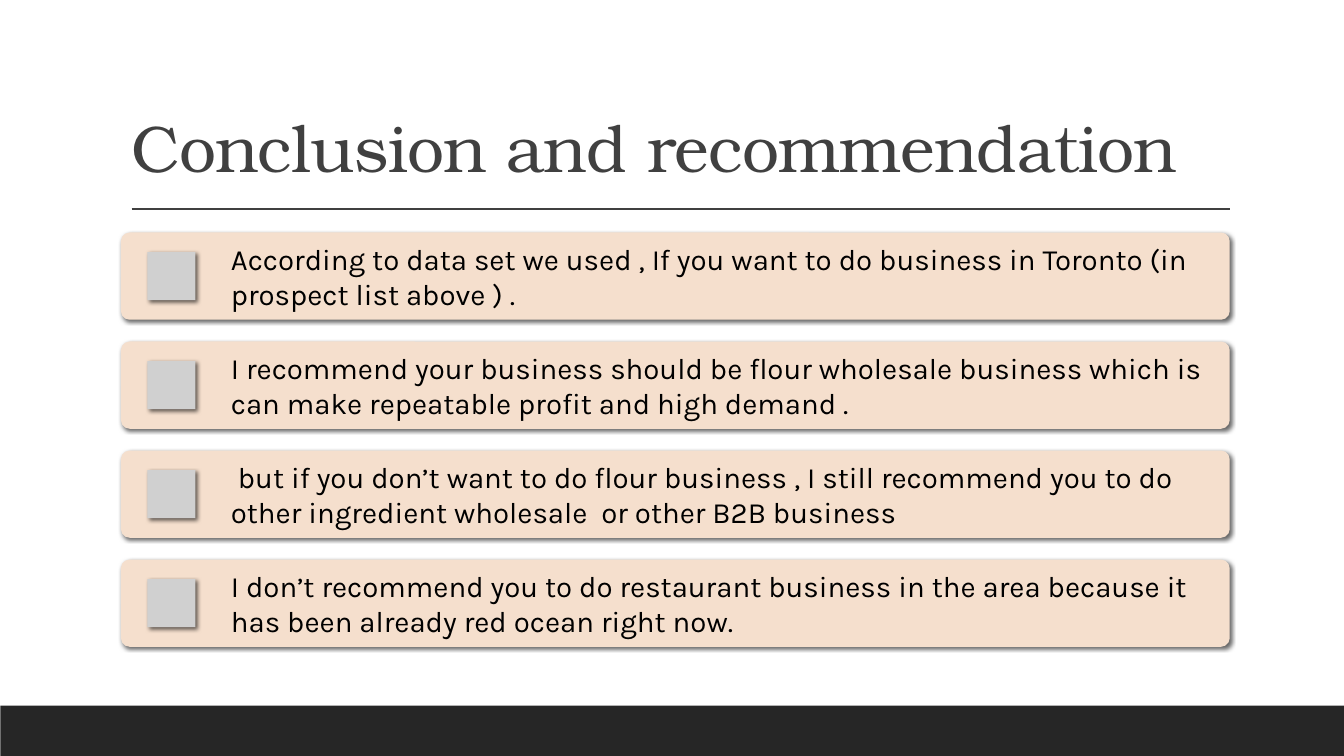
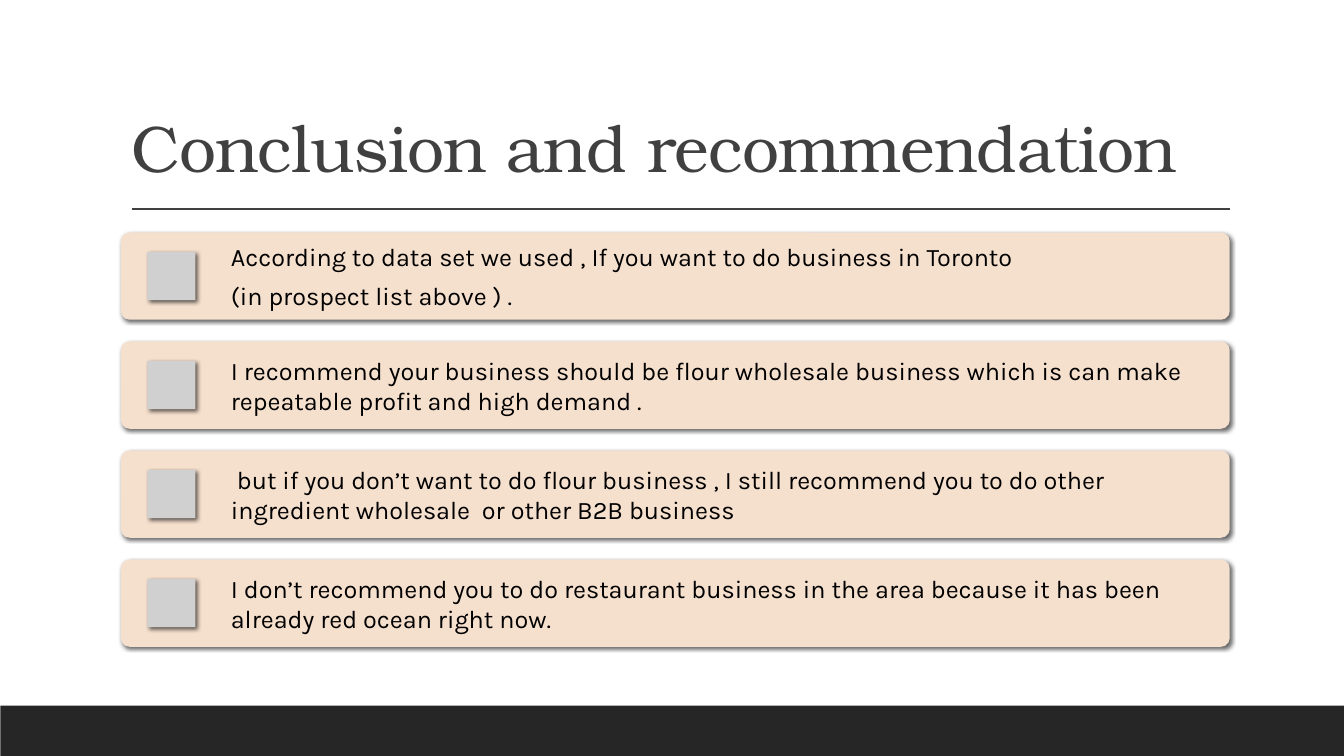
Before and after one commit to blxsheep/IBM_Capstone_Project, a slide deck: slide 13 of presentation.pptx. Drawn at 1344x756 pixels with LibreOffice and Linux fonts; fonts in the diff are those of the drawing; grey boxes stand for pictures. Boxes give left, top, right and bottom in pixels: in the first picture for what was removed or moved away, otherwise in the second. Text is boxed around its words. In the diff, an @@ line names an element or a change of style, - is before the commit and + after.

```diff
--- a/presentation.pptx
+++ b/presentation.pptx
@@ text at bbox=[231, 248, 1013, 311]: text changed; size 21 to 18 pt @@
-According to data set we used , If you want to do business in Toronto (in prospect list above ) .
+According to data set we used , If you want to do business in Toronto
+(in prospect list above ) .
@@ size 21 to 18 pt; less space between paragraphs in 3 elements at bbox=[231, 362, 1181, 416], bbox=[231, 471, 1104, 525], bbox=[231, 580, 1160, 634] @@
```
